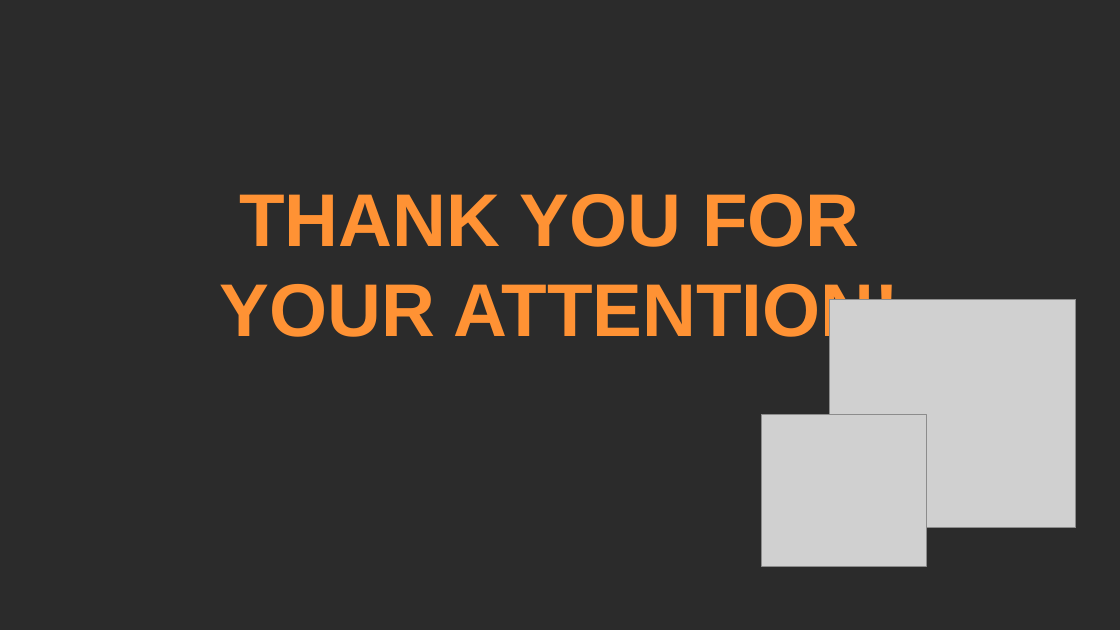
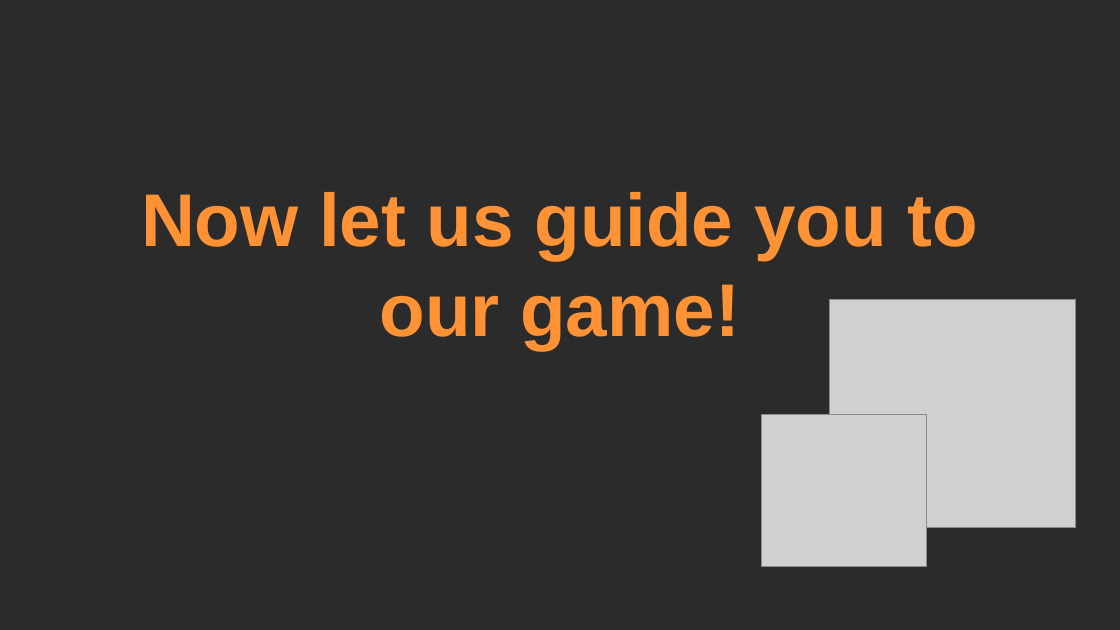
Before and after one commit to INNedkova21/cowsers, a slide deck: slide 7 of documents/Presentation.pptx. Drawn at 1120x630 pixels with LibreOffice and Linux fonts; fonts in the diff are those of the drawing; grey boxes stand for pictures; background and template pictures are left out; a plain dark background stands for a picture behind light text. Boxes give left, top, right and bottom in pixels: in the first picture for what was removed or moved away, otherwise in the second. Text is boxed around its words. In the diff, an @@ line names an element or a change of style, - is before the commit and + after.

Commit message:
Update presentation and README.md files

```diff
--- a/documents/Presentation.pptx
+++ b/documents/Presentation.pptx
@@ title at (141, 192, 977, 350): text changed @@
-THANK YOU FOR
-YOUR ATTENTION!
+Now let us guide you to our game!
```
Also in this commit, not shown: 1 other slide changed, 3 other files.
